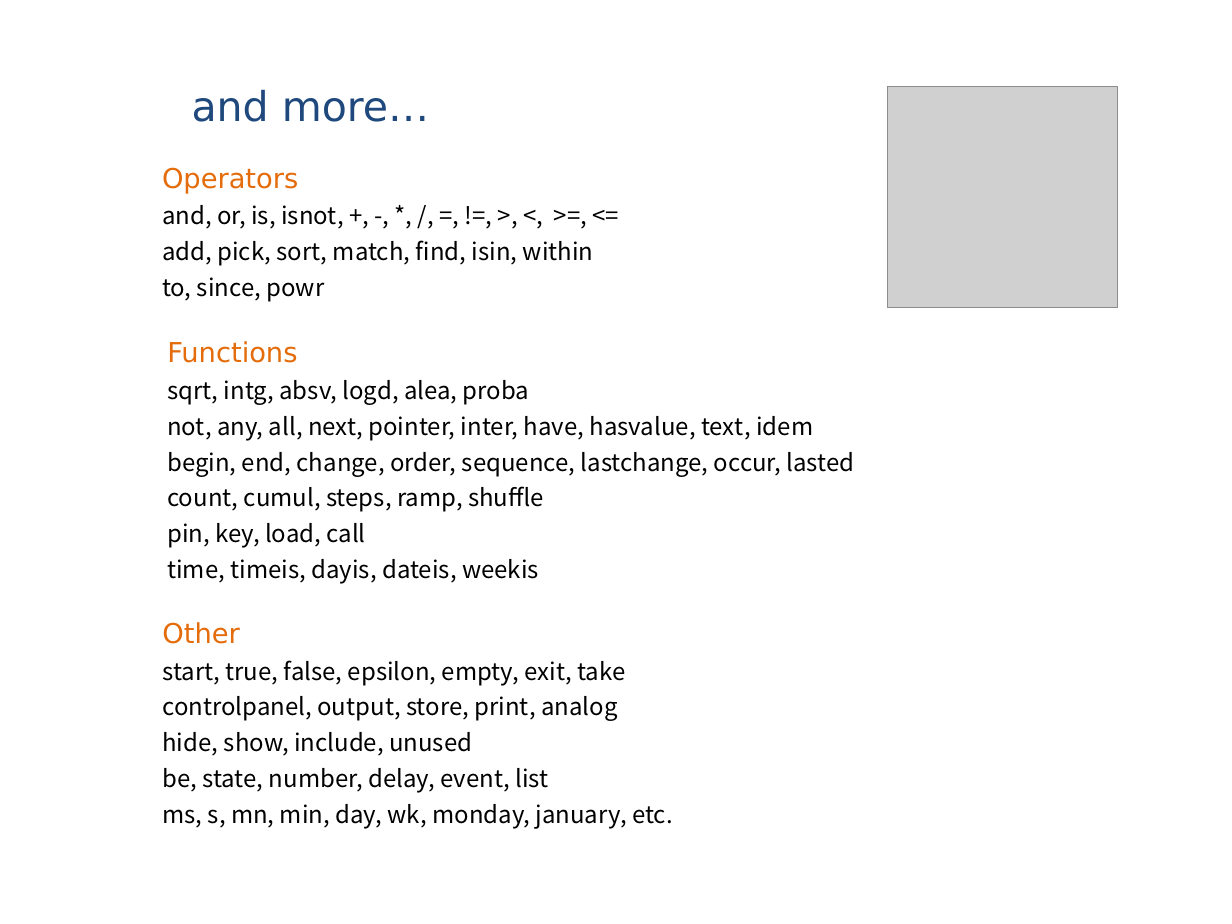
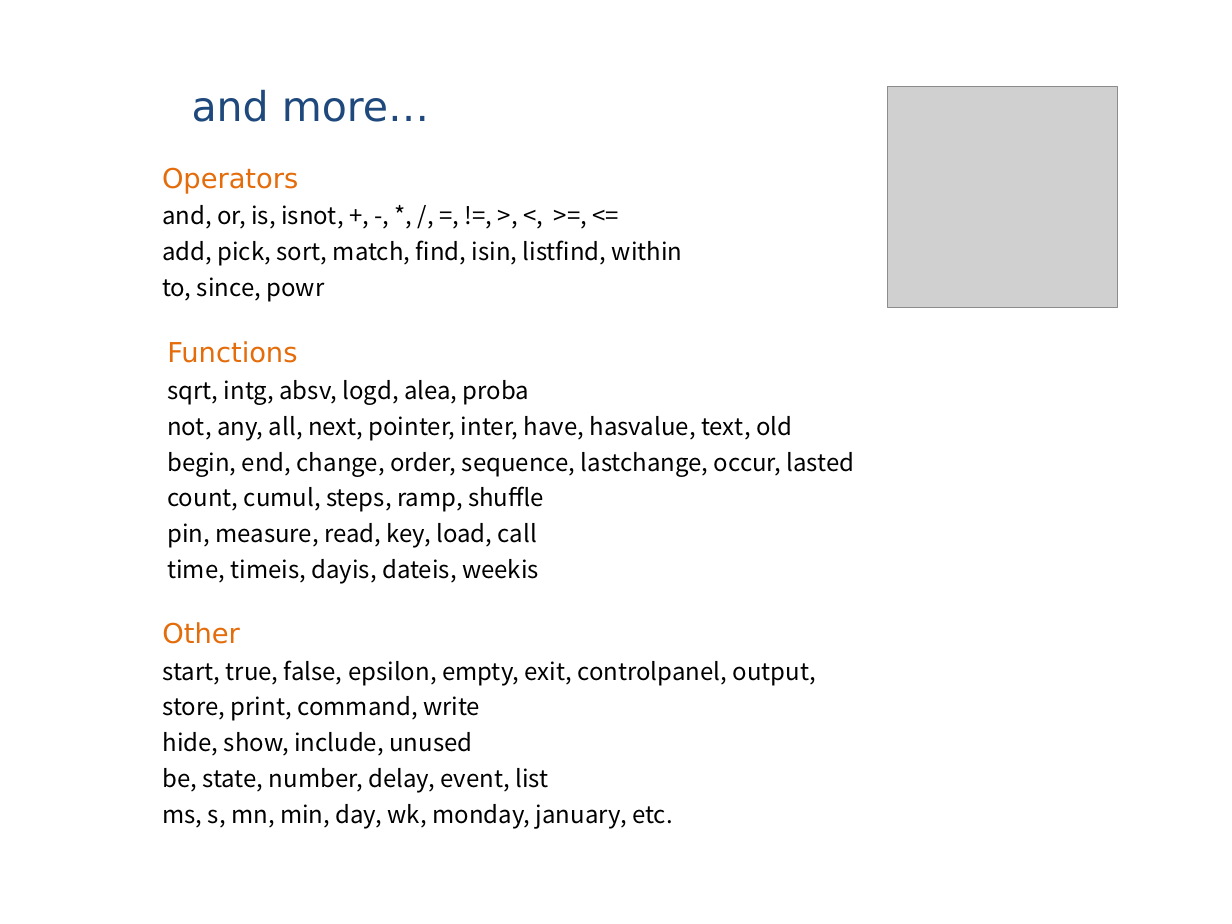
Before and after one commit to MarchandAlain/Whand, a slide deck: slide 17 of Introduction to Whand.ppt. Drawn at 1232x924 pixels with LibreOffice and Linux fonts; fonts in the diff are those of the drawing; grey boxes stand for pictures. Boxes give left, top, right and bottom in pixels: in the first picture for what was removed or moved away, otherwise in the second. Text is boxed around its words. In the diff, an @@ line names an element or a change of style, - is before the commit and + after.

```diff
--- a/Introduction to Whand.ppt
+++ b/Introduction to Whand.ppt
@@ text at box(162, 240, 683, 266): text changed @@
-add, pick, sort, match, find, isin, within
+add, pick, sort, match, find, isin, listfind, within
@@ text at box(167, 416, 792, 441): text changed @@
-not, any, all, next, pointer, inter, have, hasvalue, text, idem
+not, any, all, next, pointer, inter, have, hasvalue, text, old
@@ text at box(167, 523, 537, 548): text changed @@
-pin, key, load, call
+pin, measure, read, key, load, call
@@ text at box(162, 660, 816, 721): text changed @@
-start, true, false, epsilon, empty, exit, take
-controlpanel, output, store, print, analog
+start, true, false, epsilon, empty, exit, controlpanel, output, store, print, command, write
```
Also in this commit, not shown: 15 other slides changed, 1 slide added.
